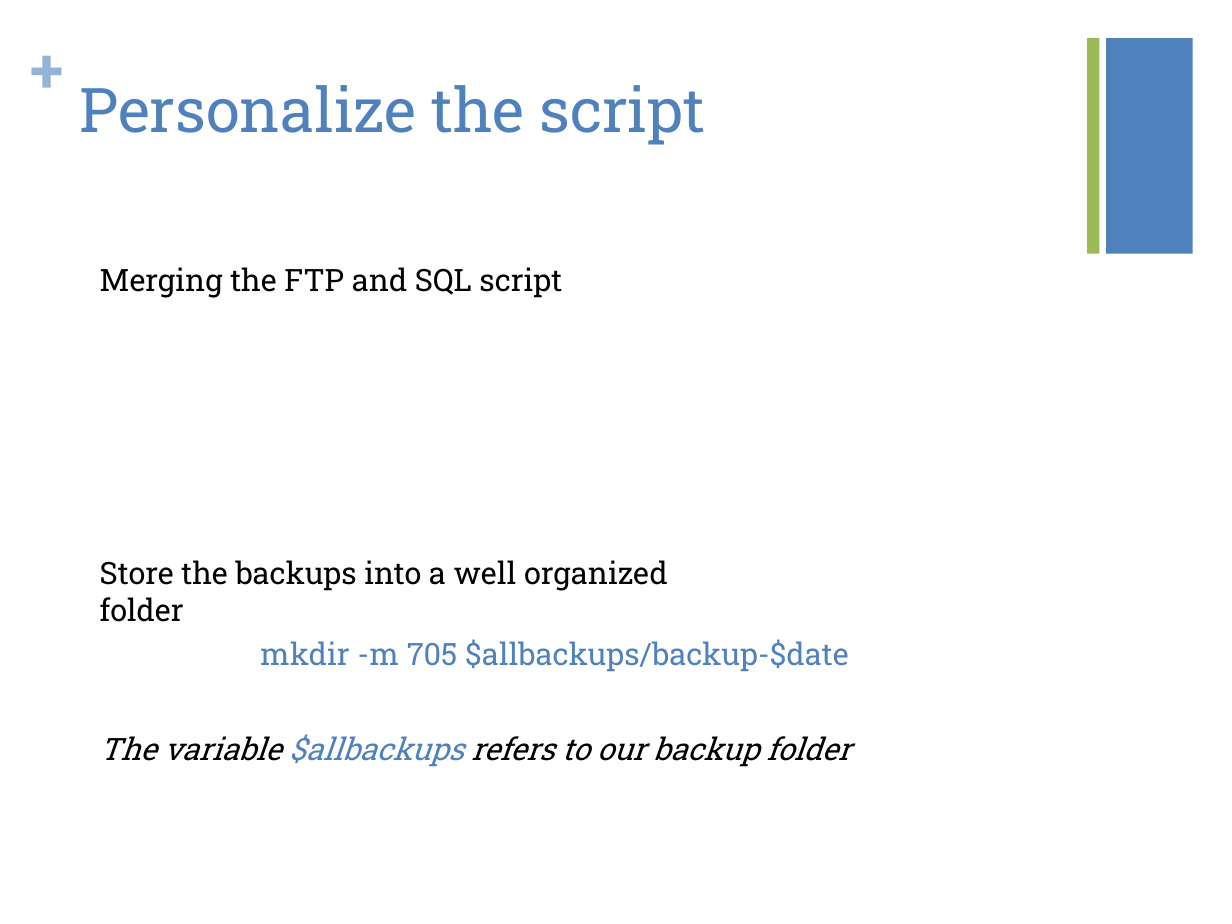
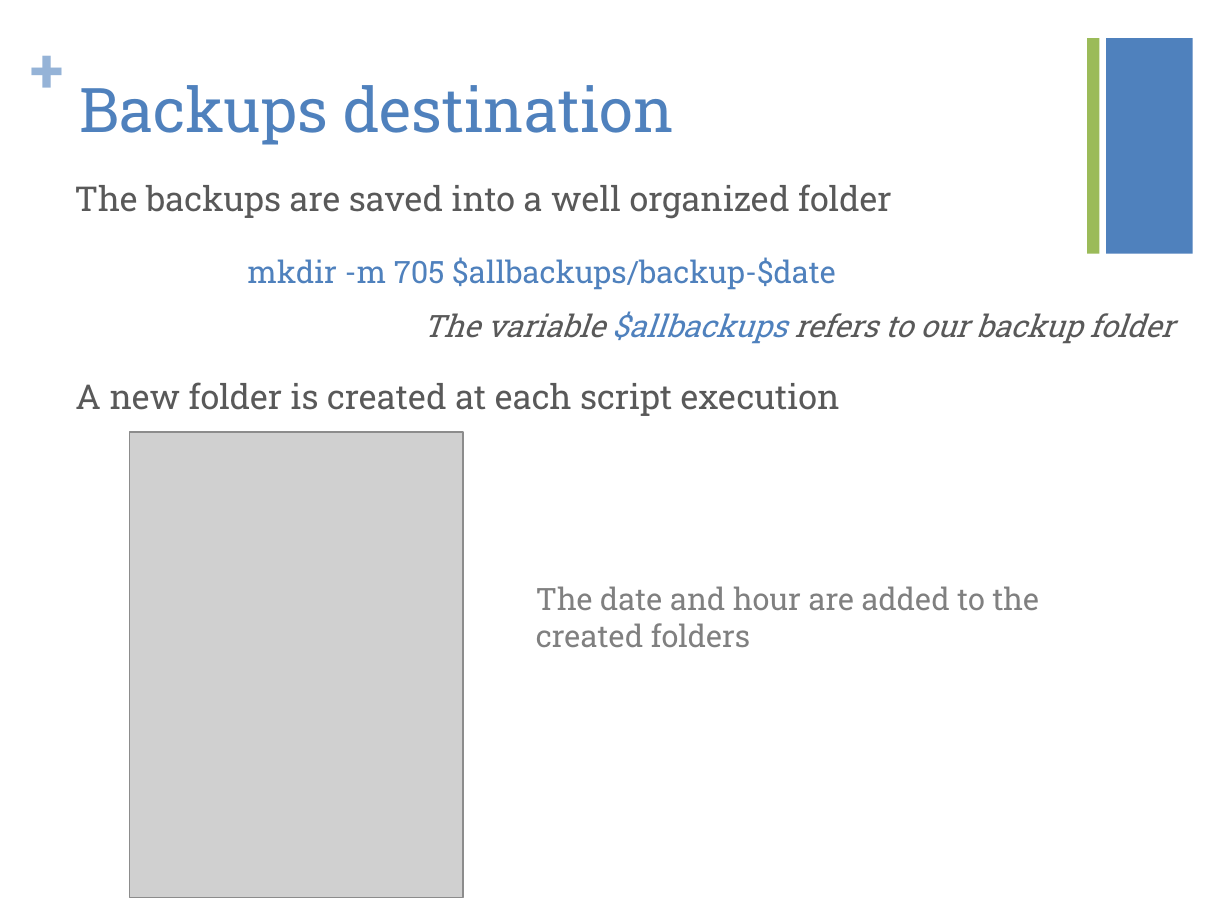
Before and after one commit to kiago/isepse2014, a slide deck: slide 6 of projects/easyBackup/easyBackupPresentation.pptx. Drawn at 1232x924 pixels with LibreOffice and Linux fonts; fonts in the diff are those of the drawing; grey boxes stand for pictures. Boxes give left, top, right and bottom in pixels: in the first picture for what was removed or moved away, otherwise in the second. Text is boxed around its words. In the diff, an @@ line names an element or a change of style, - is before the commit and + after.

```diff
--- a/projects/easyBackup/easyBackupPresentation.pptx
+++ b/projects/easyBackup/easyBackupPresentation.pptx
@@ title at (79,85,674,145): text changed @@
-Personalize the script
+Backups destination
@@ text at (75,184,892,219): text changed; size 18 to 20 pt; text colour #000000 to #595959 @@
-Store the backups into a well organized folder
+The backups are saved into a well organized folder
@@ text removed at (100,267,562,298) @@
-Merging the FTP and SQL script
@@ text "mkdir -m 705 $allbackups/backup-$date": place and size @@
-text "mkdir -m 705 $allbackups/backup-$date" at (260,639,849,672)
+text "mkdir -m 705 $allbackups/backup-$date" at (247,257,836,290)
@@ text "The variable $allbackups refers to ...": place and size @@
-text "The variable $allbackups refers to ..." at (100,734,851,767)
+text "The variable $allbackups refers to ..." at (423,311,1174,344)
@@ text "The variable $allbackups refers to ..." at (423,311,1174,344): text colour #000000 to #595959 in "The variable refers to our backup folder" @@
@@ text added at (75,382,840,416), 20 pt, text #595959 @@
+A new folder is created at each script execution
@@ picture added at (129,432,463,898) @@
@@ text added at (536,586,1039,647), 18 pt, text #808080 @@
+The date and hour are added to the created folders
```
Also in this commit, not shown: 6 other slides changed, 2 slides added, 2 slides removed.
